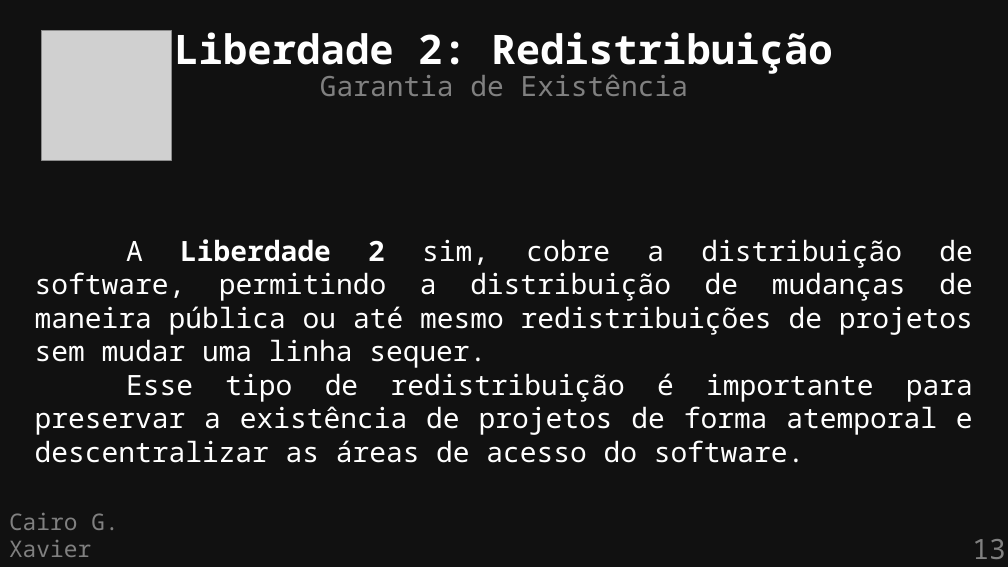
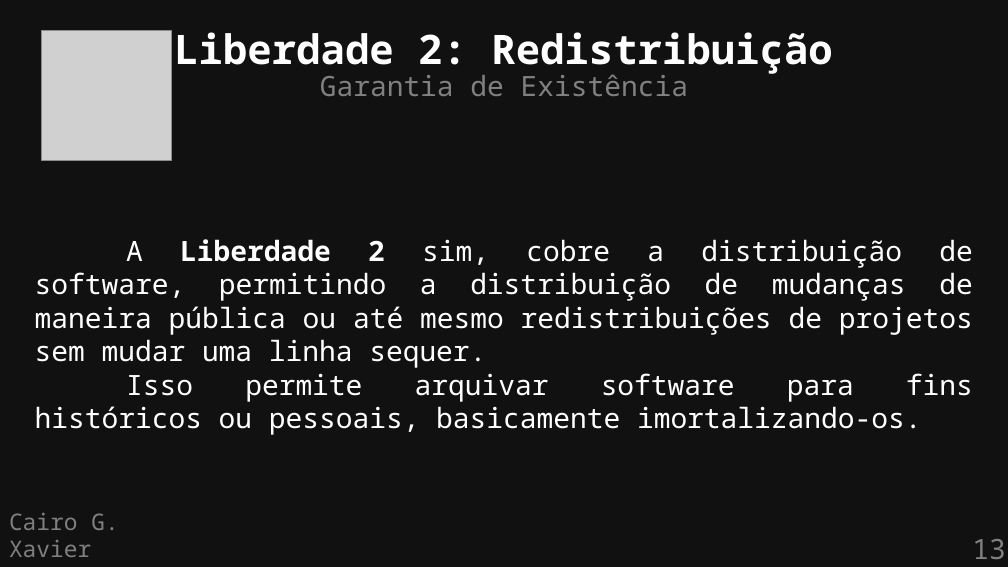
Before and after one commit to cairoGarcia/flisol-2026-ufmg, a slide deck: slide 13 of slides/definicao.odp. Drawn at 1008x567 pixels with LibreOffice and Linux fonts; fonts in the diff are those of the drawing; grey boxes stand for pictures. Boxes give left, top, right and bottom in pixels: in the first picture for what was removed or moved away, otherwise in the second. Text is boxed around its words. In the diff, an @@ line names an element or a change of style, - is before the commit and + after.

```diff
--- a/slides/definicao.odp
+++ b/slides/definicao.odp
@@ text at (35, 373, 973, 435): text changed @@
-Esse tipo de redistribuição é importante para preservar a existência de projetos de forma atemporal e descentralizar as áreas de acesso do software.
+Isso permite arquivar software para fins históricos ou pessoais, basicamente imortalizando-os.
```
Also in this commit, not shown: 2 other slides changed, 4 slides added, 1 other file.
